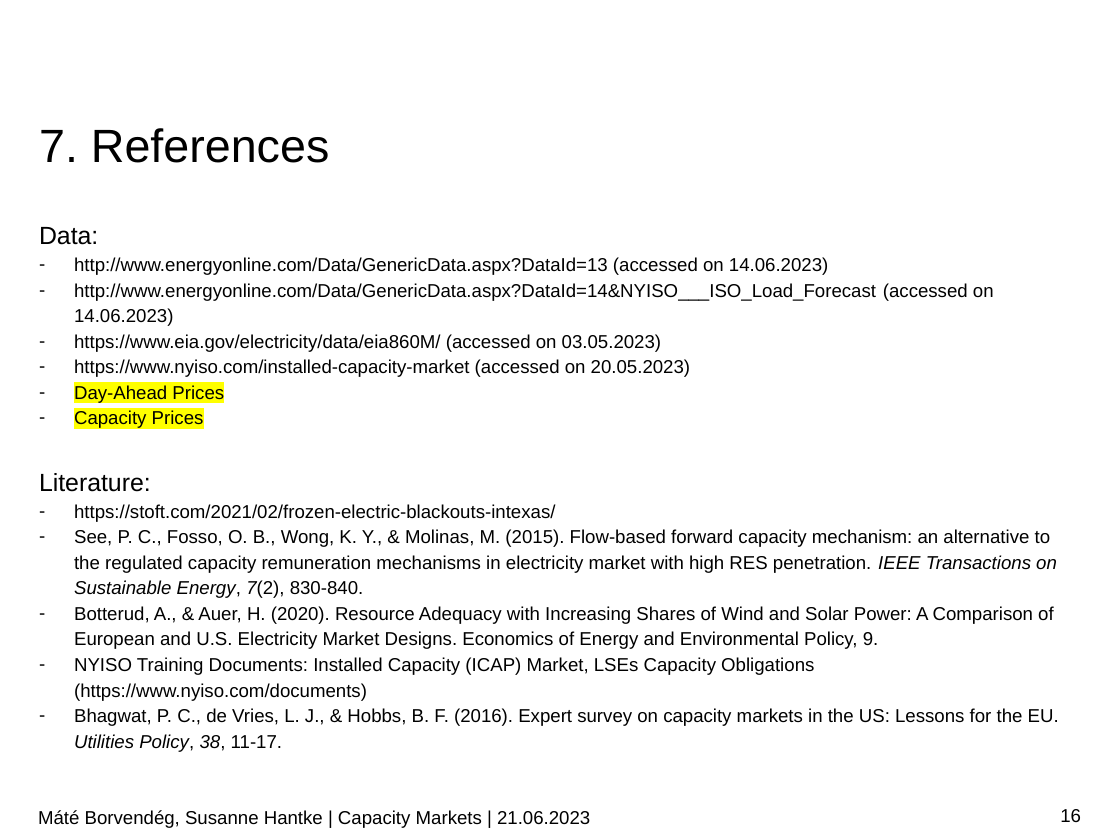
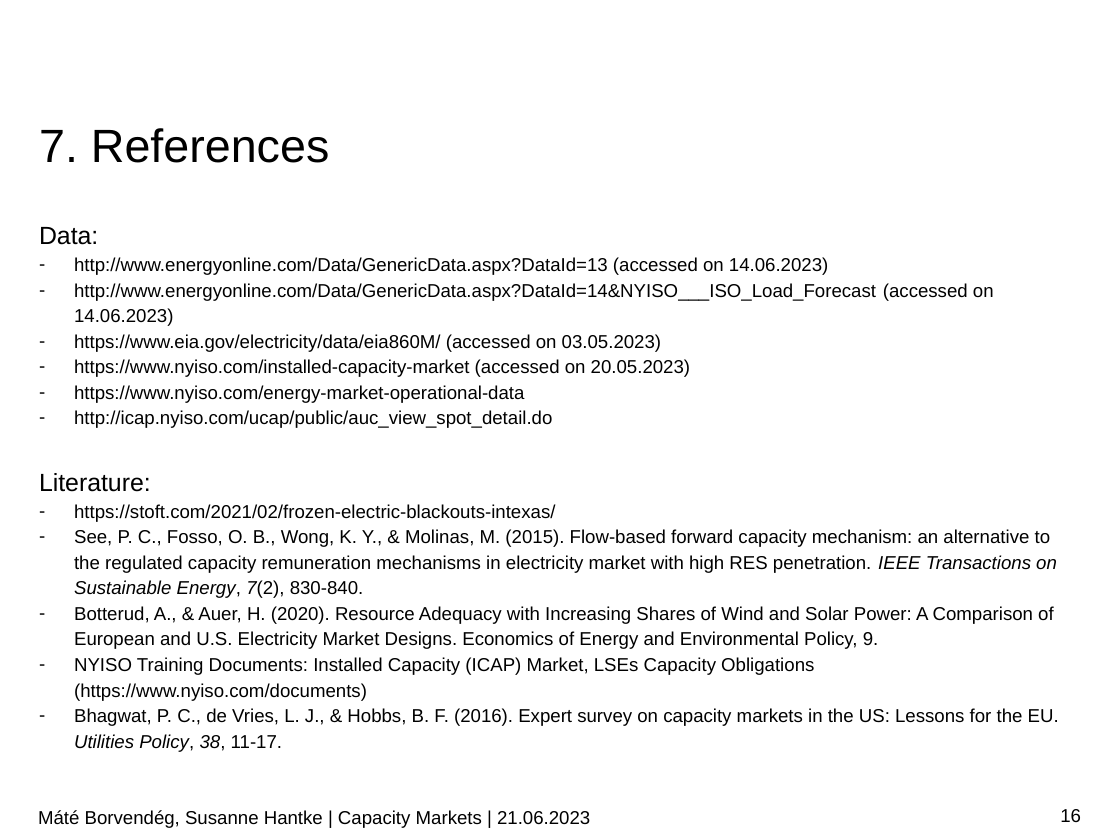
Before and after one commit to borvendegmate/tum_power_system_economics, a slide deck: slide 16 of Final_Presentation_Borvendeg_Hantke.pptx. Drawn at 1120x840 pixels with LibreOffice and Linux fonts; fonts in the diff are those of the drawing; background and template pictures are left out. Boxes give left, top, right and bottom in pixels: in the first picture for what was removed or moved away, otherwise in the second. Text is boxed around its words. In the diff, an @@ line names an element or a change of style, - is before the commit and + after.

```diff
--- a/Final_Presentation_Borvendeg_Hantke.pptx
+++ b/Final_Presentation_Borvendeg_Hantke.pptx
@@ text at <box>74,385,552,428</box>: text changed @@
-– Day-Ahead Prices
-– Capacity Prices
+– https://www.nyiso.com/energy-market-operational-data
+– http://icap.nyiso.com/ucap/public/auc_view_spot_detail.do
```
Also in this commit, not shown: 3 other slides changed, 2 slides added, 2 other files.
